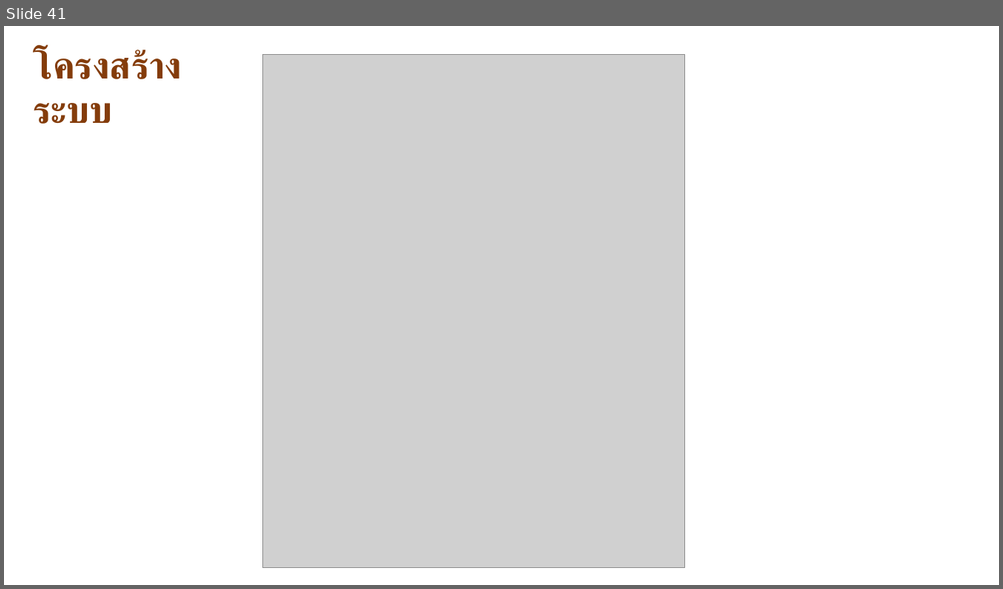
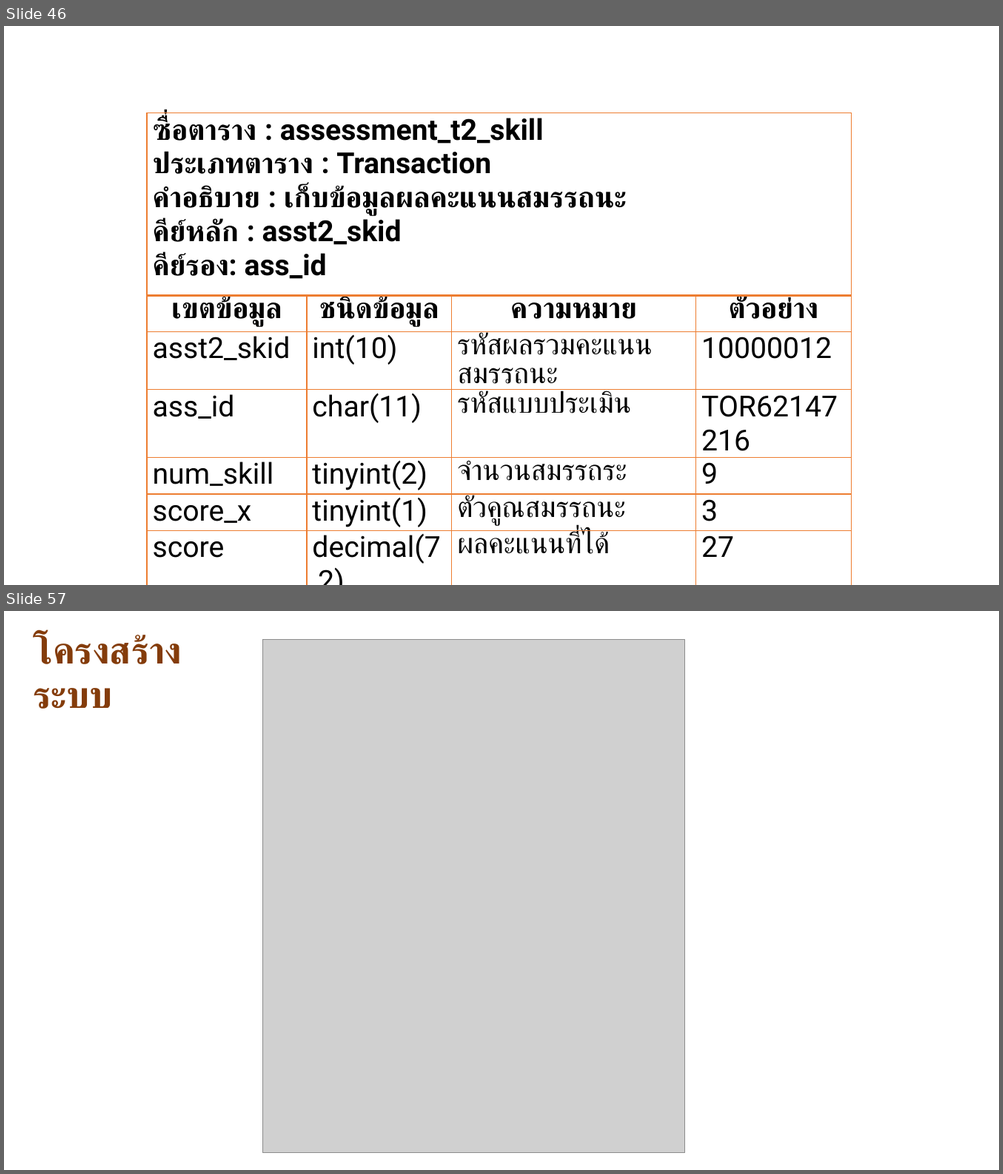
Before and after one commit to goodloveone1/project, a slide deck: data/นำเสนอ P.pptx. Shown one above the other, each under a label of ours: slide 41 before the commit, slides 46 and 57 after it; the slides between them are not shown. The pictures are 1003x589 and 1003x1174 pixels, drawn with LibreOffice and Linux fonts; fonts in the diff are those of the drawing; grey boxes stand for pictures. Boxes give left, top, right and bottom in pixels: in the first picture for what was removed or moved away, otherwise in the second. Text is boxed around its words. In the diff, an @@ line names an element or a change of style, - is before the commit and + after.

```diff
--- a/data/นำเสนอ P.pptx
+++ b/data/นำเสนอ P.pptx
@@ slide 46 added at bbox=[4, 26, 999, 585], background #FFFFFF @@
@@ table added at bbox=[148, 113, 851, 567], 7 rows, 4 columns @@
+ซื่อตาราง : assessment_t2_skill / ประเภทตาราง : Transaction / คำอธิบาย : เก็บข้อมูลผลคะแนนสมรรถนะ / คีย์หลัก : asst2_skid / คีย์รอง: ass_id |  |  | 
+เขตข้อมูล | ชนิดข้อมูล | ความหมาย | ตัวอย่าง
+asst2_skid | int(10) | รหัสผลรวมคะแนนสมรรถนะ | 10000012
+ass_id | char(11) | รหัสแบบประเมิน | TOR62147216
+num_skill | tinyint(2) | จำนวนสมรรถระ | 9
+score_x | tinyint(1) | ตัวคูณสมรรถนะ | 3
+score | decimal(7,2) | ผลคะแนนที่ได้ | 27
@@ what was slide 41 is now slide 57 @@
```
Also in this commit, not shown: 1 slide changed, 15 other slides added, 1 other file.
